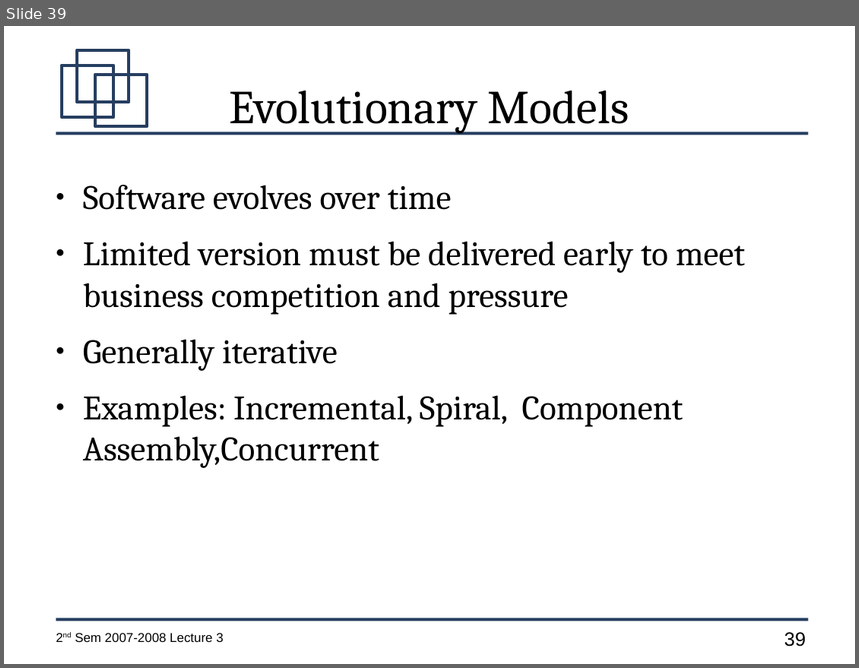
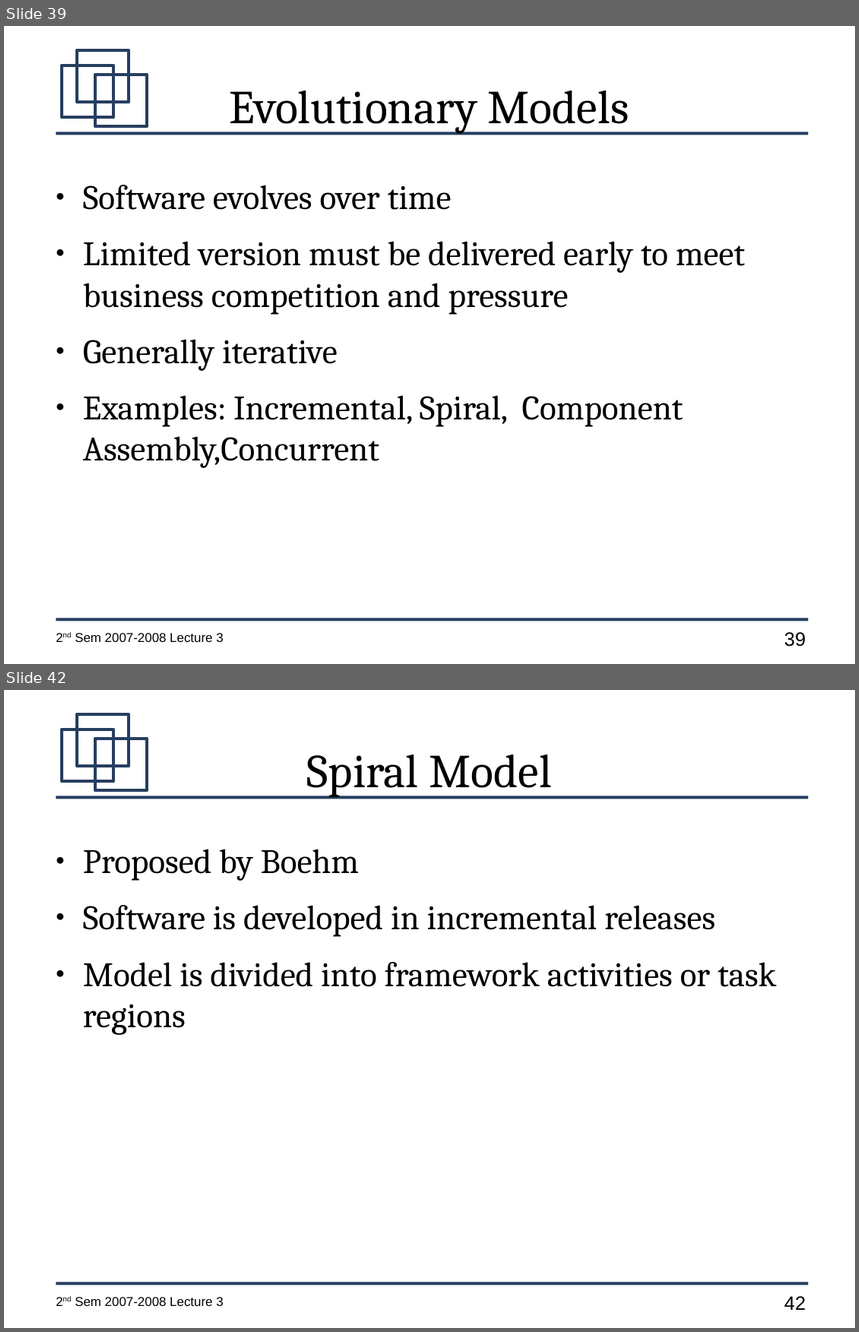
Before and after one commit to jachermocilla/jach-homepage, a slide deck: CMSC128-2nd-Sem-2007-L3.odp. Shown one above the other, each under a label of ours: slide 39 before the commit, slides 39 and 42 after it; the slides between them are not shown. The pictures are 859x668 and 859x1332 pixels, drawn with LibreOffice and Linux fonts; fonts in the diff are those of the drawing. Boxes give left, top, right and bottom in pixels: in the first picture for what was removed or moved away, otherwise in the second. Text is boxed around its words. In the diff, an @@ line names an element or a change of style, - is before the commit and + after.

```diff
--- a/CMSC128-2nd-Sem-2007-L3.odp
+++ b/CMSC128-2nd-Sem-2007-L3.odp
@@ slide 42 added at [4,690,855,1328], background #FFFFFF; not listed: 7 template elements that a slide beside it also shows @@
@@ title added at [307,755,551,798], 44 pt, text #000000 @@
+Spiral Model
@@ text added at [83,849,776,1035], 32 pt, text #000000 @@
+● Proposed by Boehm
+● Software is developed in incremental releases
+● Model is divided into framework activities or task regions
```
Also in this commit, not shown: 15 other slides added.
